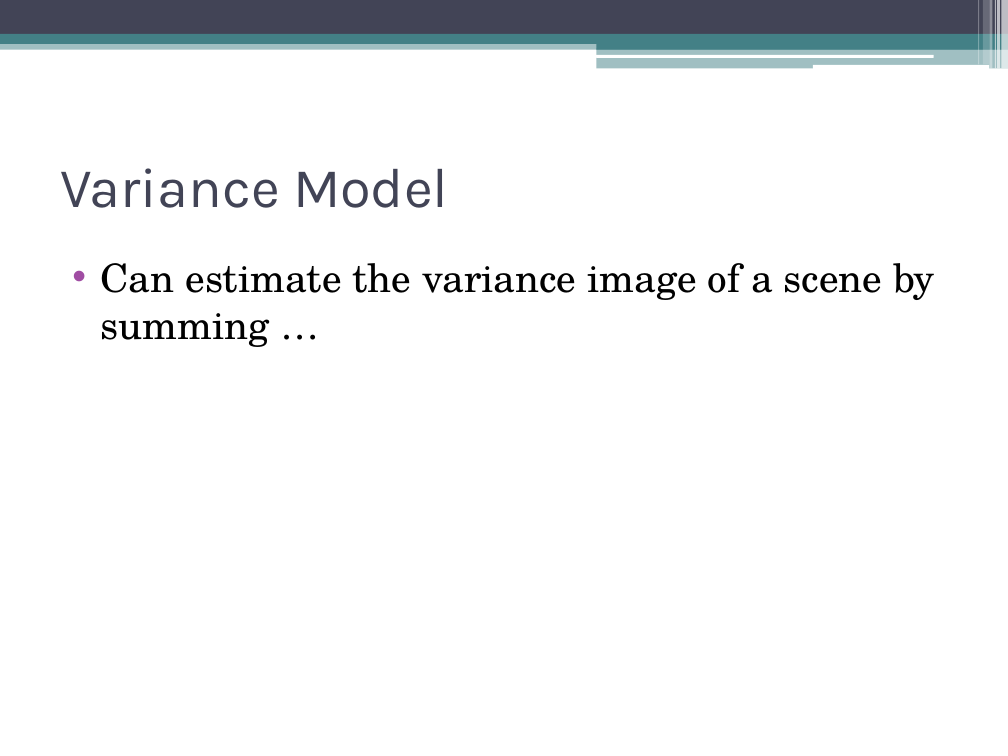
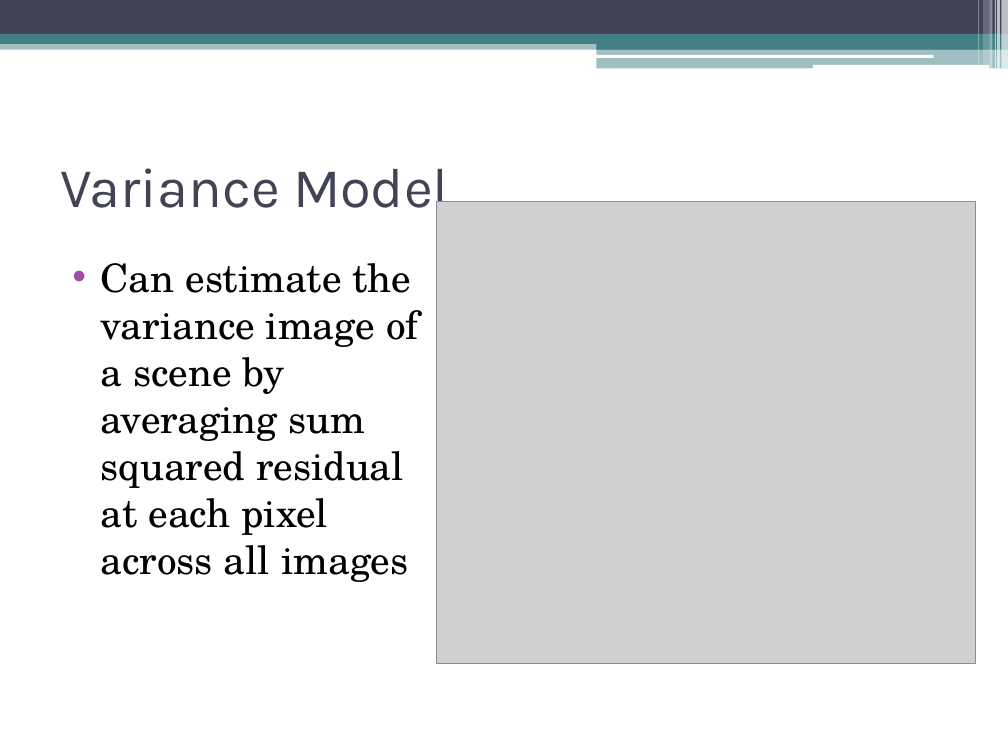
Before and after one commit to dyross/davidrossmastersproject, a slide deck: slide 30 of mastersProject/presentation/visualizationToolsForWebcams.pptx (slide 29 before the commit). Drawn at 1008x756 pixels with LibreOffice and Linux fonts; fonts in the diff are those of the drawing; grey boxes stand for pictures. Boxes give left, top, right and bottom in pixels: in the first picture for what was removed or moved away, otherwise in the second. Text is boxed around its words. In the diff, an @@ line names an element or a change of style, - is before the commit and + after.

```diff
--- a/mastersProject/presentation/visualizationToolsForWebcams.pptx
+++ b/mastersProject/presentation/visualizationToolsForWebcams.pptx
@@ picture added at (436, 202, 976, 663) @@
@@ text at (101, 263, 419, 582): text changed @@
-• Can estimate the variance image of a scene by summing …
+• Can estimate the variance image of a scene by averaging sum squared residual at each pixel across all images
```
Also in this commit, not shown: 10 other slides changed, 10 slides added, 6 slides removed, 11 other files.
